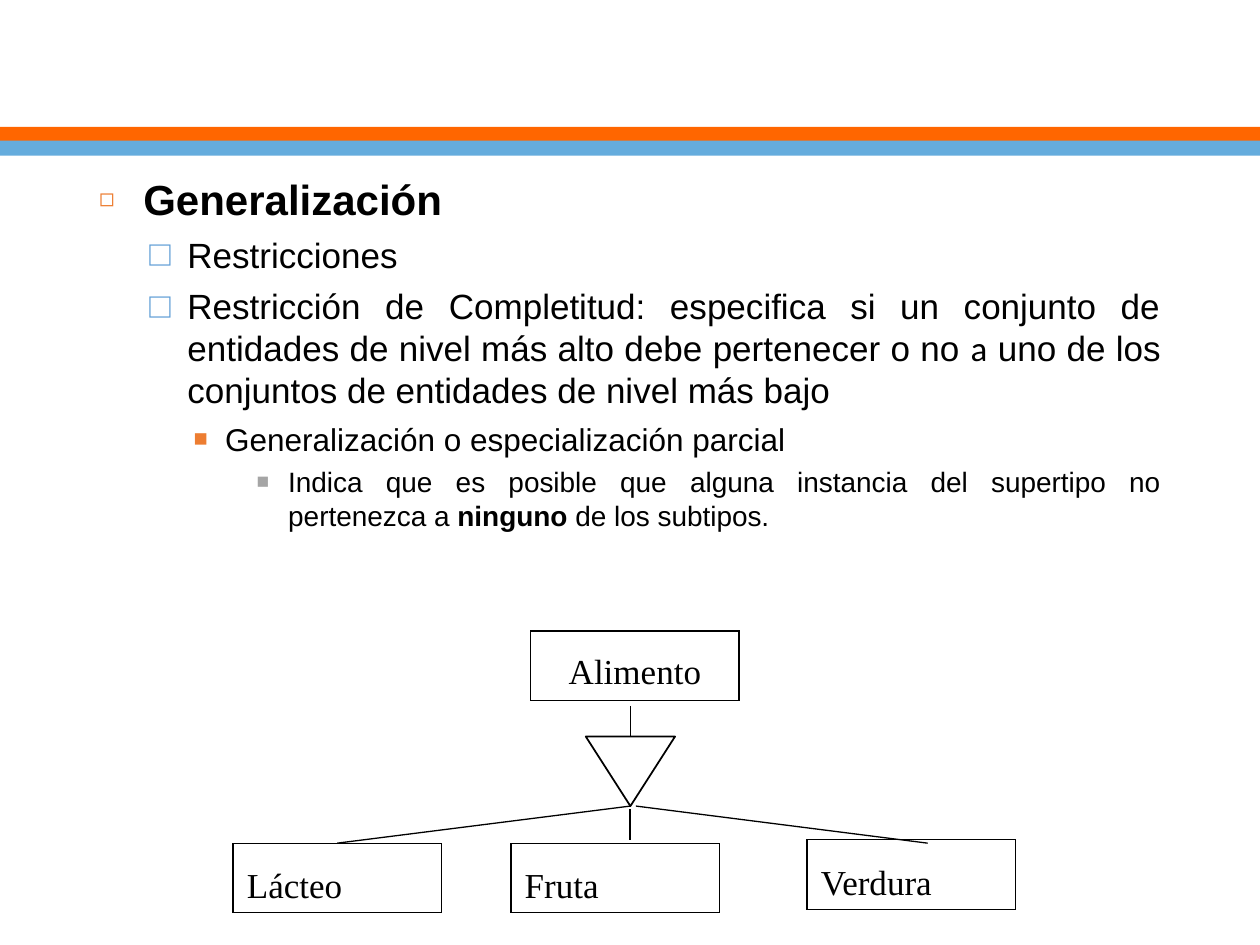
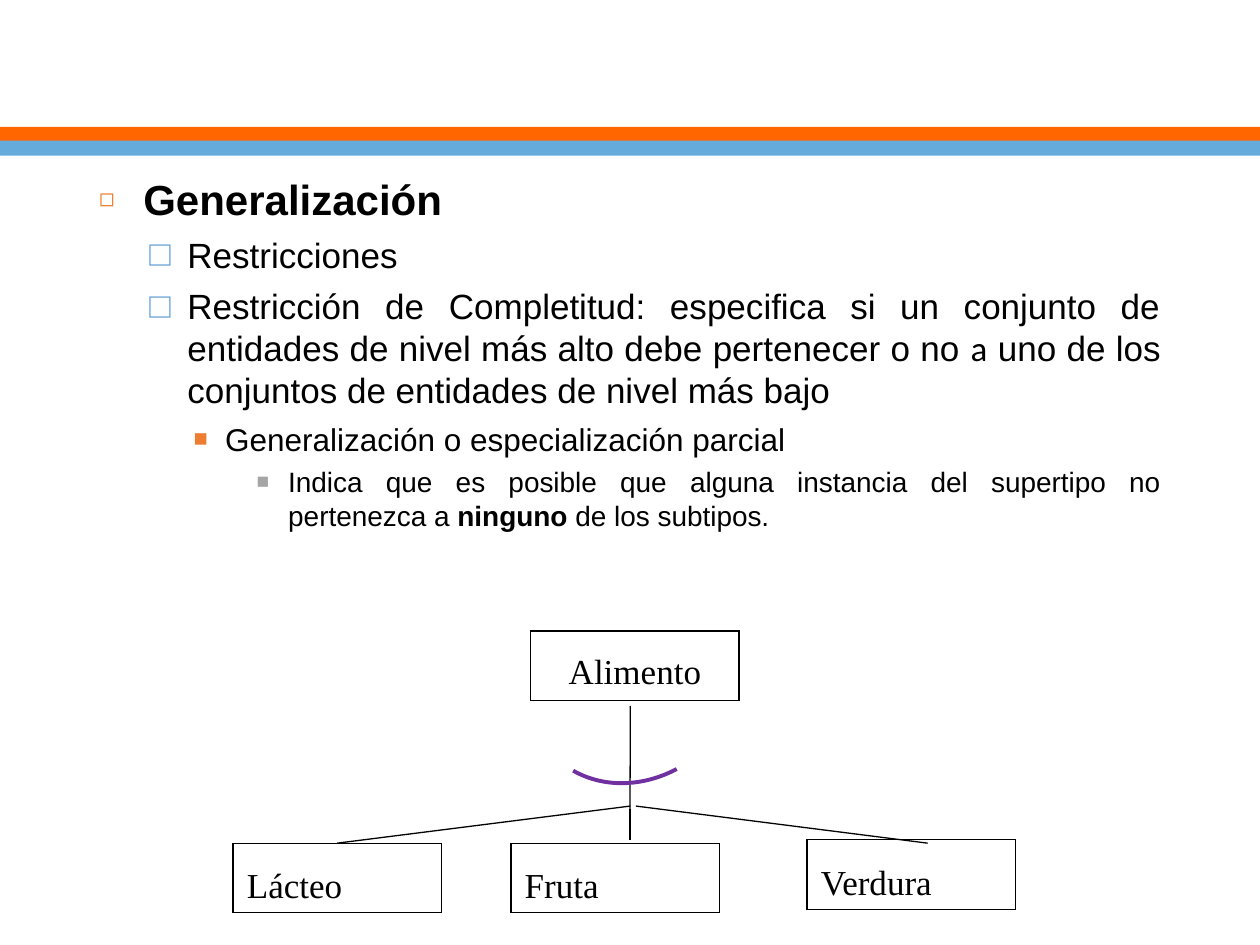
Before and after one commit to ejimenezdelgado/funda_db_miercoles_1_2020_tarde, a slide deck: slide 21 of Clase 3/Clase3.pptx. Drawn at 1260x945 pixels with LibreOffice and Linux fonts; fonts in the diff are those of the drawing; background and template pictures are left out. Boxes give left, top, right and bottom in pixels: in the first picture for what was removed or moved away, otherwise in the second. Text is boxed around its words. In the diff, an @@ line names an element or a change of style, - is before the commit and + after.

```diff
--- a/Clase 3/Clase3.pptx
+++ b/Clase 3/Clase3.pptx
@@ arc (boxed as its full ellipse) added at [486,532,784,826], outline #7030A0 2.25 pt @@
@@ line moved from (630, 706) - (630, 736) to (630, 706) - (630, 809) @@
@@ triangle removed at [586,736,675,805] @@
```
Also in this commit, not shown: 6 other slides changed, 6 other files.
